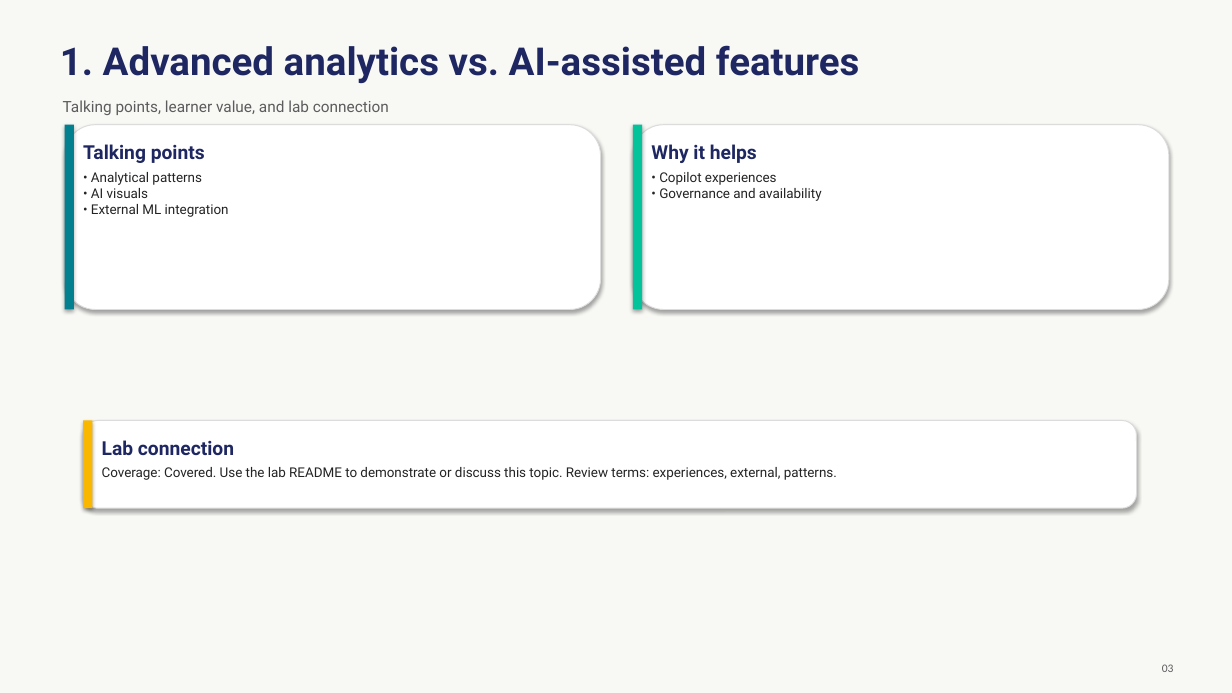
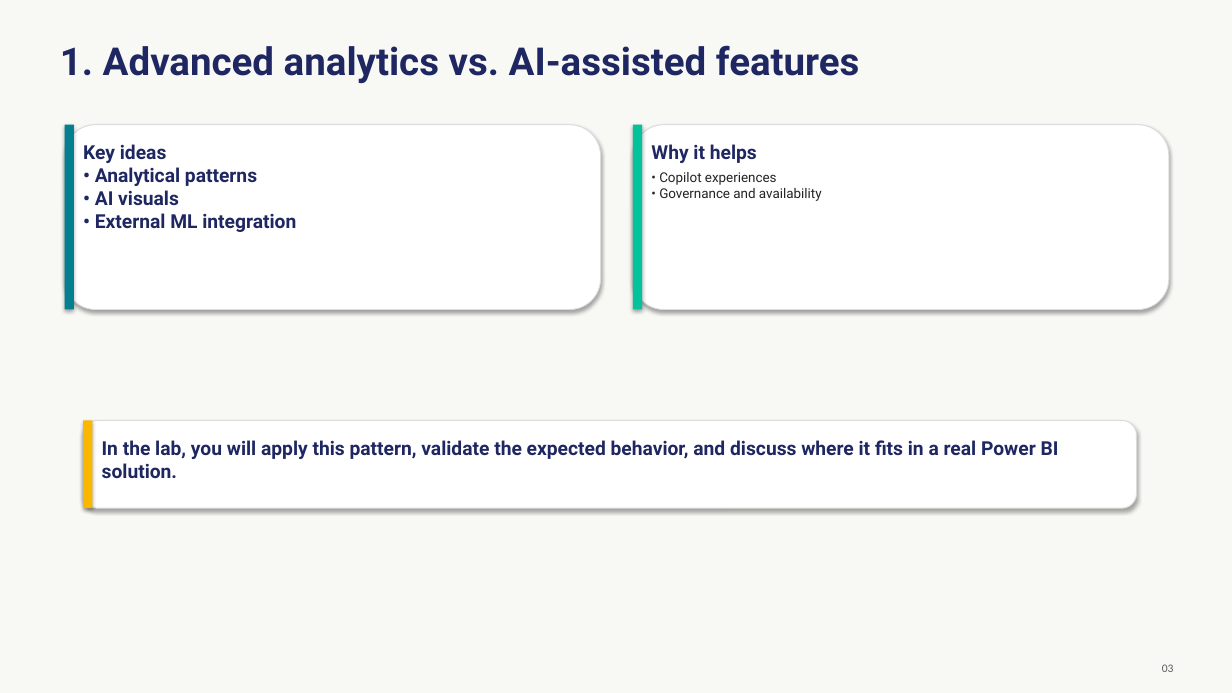
Before and after one commit to Coding-Forge/PBI-Advanced-Factory, a slide deck: slide 3 of modules/06-advanced-analytics-ai/assets/advanced-analytics-ai.pptx. Drawn at 1232x693 pixels with LibreOffice and Linux fonts; fonts in the diff are those of the drawing. Boxes give left, top, right and bottom in pixels: in the first picture for what was removed or moved away, otherwise in the second. Text is boxed around its words. In the diff, an @@ line names an element or a change of style, - is before the commit and + after.

```diff
--- a/modules/06-advanced-analytics-ai/assets/advanced-analytics-ai.pptx
+++ b/modules/06-advanced-analytics-ai/assets/advanced-analytics-ai.pptx
@@ text removed at (x1=63, y1=100, x2=389, y2=115) @@
-Talking points, learner value, and lab connection
@@ text at (x1=83, y1=144, x2=296, y2=232): text changed; size 10.5 to 15 pt; text colour #242424 to #1E2761; bold on @@
-Talking points
-• Analytical patterns
-• AI visuals
-• External ML integration
+Key ideas
+• Analytical patterns
+• AI visuals
+• External ML integration
@@ text at (x1=102, y1=440, x2=1059, y2=478): text changed; size 10.5 to 15 pt; text colour #242424 to #1E2761; bold on @@
-Lab connection
-Coverage: Covered. Use the lab README to demonstrate or discuss this topic. Review terms: experiences, external, patterns.
+In the lab, you will apply this pattern, validate the expected behavior, and discuss where it fits in a real Power BI solution.
```
Also in this commit, not shown: 13 other slides changed, 10 other files.
